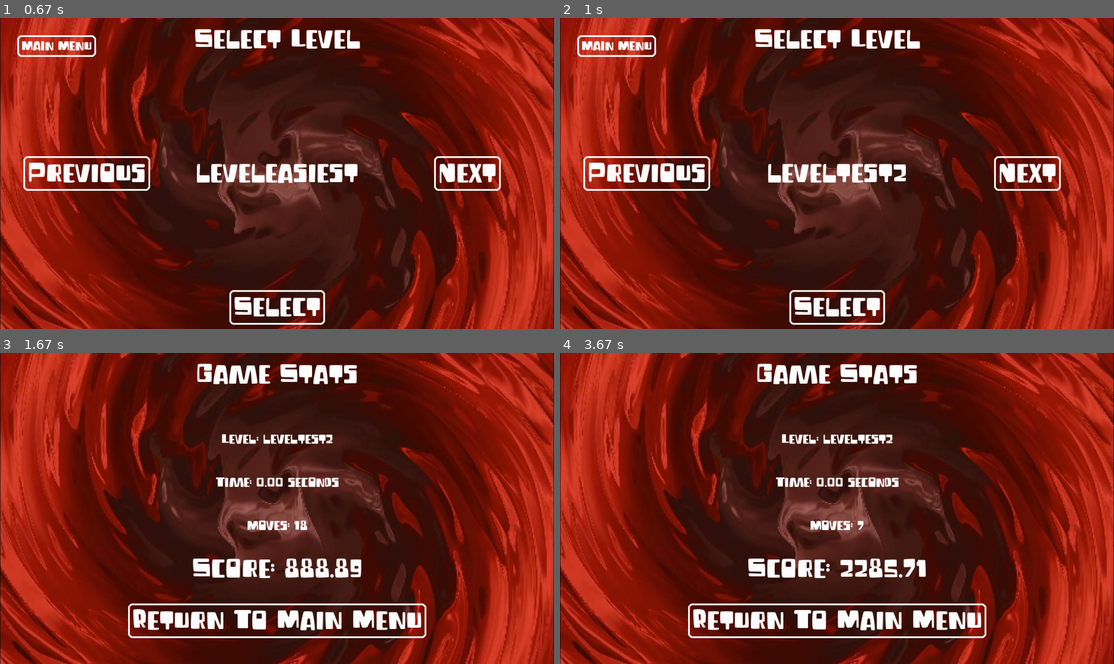
Above: before the commit, frames 1-4 (two rows, left to right).
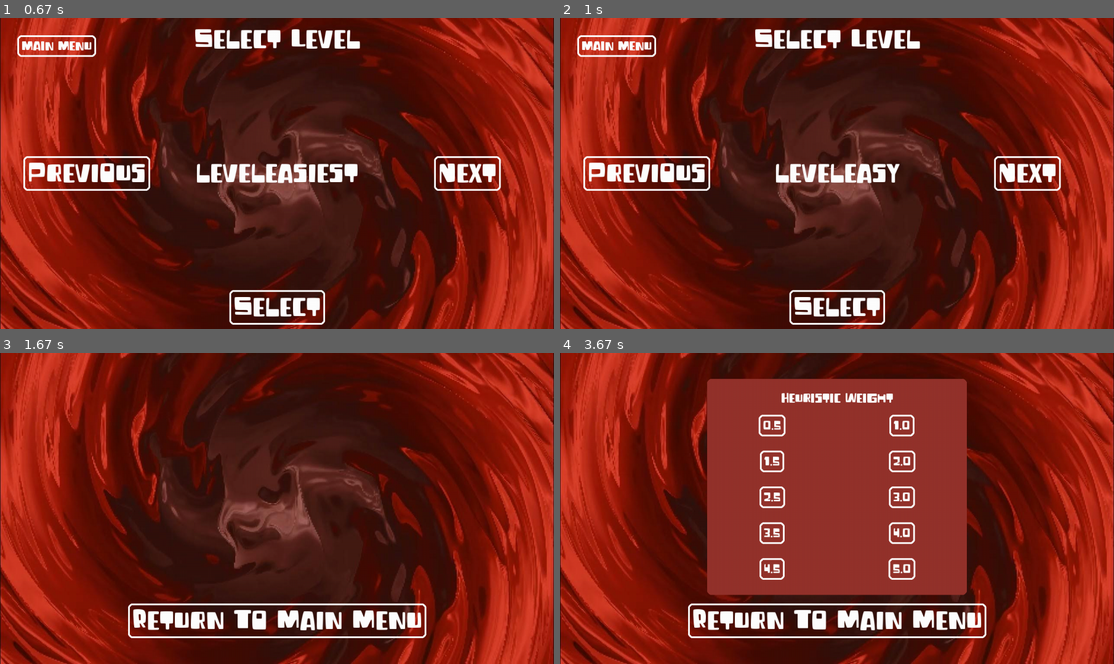
Above: after the commit, the same moments.

Repository: jose-carlos-sousa/jelly-field-IA
Game: pygame game, started from main.py
Same seed, same stepped clock (60 frames per second), same inputs: the game is played once before the commit and once after it.
Inputs (mouse positions are in pixels of both pictures, inside the frame that each line leads up to):
- Up to frame 1 (0.67 s): click "Play" at 0.38 s
- Up to frame 2 (1 s): click "Next" at 0.78 s
- Up to frame 3 (1.67 s): click "Select" at 1.2 s; press the mouse at (116, 489) at 1.53 s; move the mouse to (94, 486) at 1.63 s
- Up to frame 4 (3.67 s): release the mouse at (632, 486) at 1.77 s; press the mouse at (992, 617) at 2.07 s; move the mouse to (1014, 595) at 2.17 s; release the mouse at (1041, 570) at 2.3 s; click (792, 623) at 2.52 s; press the mouse at (837, 508) at 2.8 s; move the mouse to (825, 561) at 2.9 s; release the mouse at (814, 617) at 3.03 s; press the mouse at (837, 642) at 3.2 s; move the mouse to (886, 626) at 3.3 s; release the mouse at (936, 611) at 3.43 s; press the mouse at (997, 489) at 3.53 s; move the mouse to (875, 458) at 3.63 s

Frame 1 is identical in both runs. In frame 2, 1.0% of the frame differs, in the area x 37-63%, y 46-54%; in frame 3, 3.6%; in frame 4, 33%, in the area x 26-74%, y 3-78%.

Commit message:
added a* weights and iterative deepening depths

Diff:
--- a/ai.py
+++ b/ai.py
@@ -109,13 +109,11 @@
         depth = 1
         while depth < max_depth:
             node = TreeNode(self.initial_state)
-            print(f"initiating depth {node.depth}")
             stack = [node]
             visited = [node]
 
             while stack:
                 node = stack.pop()
-                print(f"Depth {node.depth}")
                 if self.goal_state(node.state):
                     self.time = time.time() - start
                     _, peak = tracemalloc.get_traced_memory()
@@ -129,7 +127,6 @@
                         new_state.add_move(moveArr)
                         node.add_child(new_state)
                         stack.append(new_state)
-            print(f"Depth {depth} failed")
             depth += 1
 
         self.time = time.time() - start
--- a/leaderboard.csv
+++ b/leaderboard.csv
@@ -23,3 +23,18 @@
 A* Maximize Collapse AI,0.8606812953948975,8360.8,5,leveleasy
 Human,70.60158920288086,694.04,5,leveleasy
 A* Maximize Collapse AI,0.7429482936859131,8532.2,5,leveleasy
+A* Maximize Empty AI,25.087815284729004,1437.46,9,leveleasy
+A* Minimize Goal AI,1.176159381866455,7933.73,5,leveleasy
+A* Maximize Empty AI,149.00502181053162,161.29,6,levelmedium
+A* Minimize Goal AI,0.5899851322174072,2910.37,8,levelmedium
+A* Maximize Collapse AI,0.4787924289703369,2637.47,9,levelmedium
+Human,27.9479341506958,1753.26,11,leveleasy
+A* Maximize Collapse AI,12.203447818756104,1801.24,15,levelhardest
+A* Minimize Goal AI,33.82846975326538,1024.49,14,levelhardest
+A* Maximize Empty AI,0.013975381851196289,1327.15,3,leveltest
+A* Maximize Empty AI (4.5),0.013873100280761719,1327.2,3,leveltest
+A* Maximize Empty AI (1.5),3.931626558303833,1463.64,7,leveltest2
+Iterative Deepening AI (5.0),0.03846597671508789,1316.45,3,leveltest
+A* Minimize Goal AI (4.5),1.0237905979156494,1773.09,8,leveltest2
+Iterative Deepening AI (10),0.03299546241760254,1318.83,3,leveltest
+Human,10.04268217086792,398.3,3,leveltest
--- a/screens/ai_game.py
+++ b/screens/ai_game.py
@@ -7,7 +7,9 @@
         super().__init__()
         self.gajo = ai.AIAgent(state)
         self.add_text_button("Return To Main Menu", "large_bold", (self.width // 2, self.height - 100))
-        self.stats = self.run_game(state)
+        self.stats = None
+        self.weight = 1
+        self.depth = 10
 
     def run_game(self, state):
         if state.player == "Depth-First Search AI":
@@ -15,13 +17,17 @@
         elif state.player == "Breadth-First Search AI":
             solution = self.gajo.bfs_search()
         elif state.player == "Iterative Deepening AI":
-            solution = self.gajo.iterative_deepening()
+            state.player = f"Iterative Deepening AI ({self.depth})"
+            solution = self.gajo.iterative_deepening(self.depth)
         elif state.player == "A* Maximize Empty AI":
-            solution = self.gajo.a_star_search(self.gajo.heuristic_non_empty_jellies)
+            state.player = f"A* Maximize Empty AI ({self.weight})"
+            solution = self.gajo.a_star_search(self.gajo.heuristic_non_empty_jellies, self.weight)
         elif state.player == "A* Minimize Goal AI":
-            solution = self.gajo.a_star_search(self.gajo.heuristic_goal_vals)
+            state.player = f"A* Minimize Goal AI ({self.weight})"
+            solution = self.gajo.a_star_search(self.gajo.heuristic_goal_vals, self.weight)
         elif state.player == "A* Maximize Collapse AI":
-            solution = self.gajo.a_star_search(self.gajo.heuristic_collapse_count)
+            state.player = f"A* Maximize Collapse AI ({self.weight})"
+            solution = self.gajo.a_star_search(self.gajo.heuristic_collapse_count, self.weight)
         elif state.player == "Greedy Maximize Empty AI":
             solution = self.gajo.greedy_search(self.gajo.heuristic_non_empty_jellies)
         elif state.player == "Greedy Minimize Goal AI":
@@ -40,15 +46,81 @@
         with open('leaderboard.csv', 'a') as file:
             file.write(f"{stats['player']},{stats['time']},{stats['score']},{stats['steps']},{stats['level']}\n")
 
+    def draw_weight_choices(self):
+        self.buttons = {}
+        self.add_text_button("Return To Main Menu", "large_bold", (self.width // 2, self.height - 100))
+
+        rect = ((self.width - 600) // 2, (self.height - 500) // 2 - 50, 600, 500)
+        pygame.draw.rect(self.surface, (148, 51, 44), rect, border_radius=10)
+
+        self.draw_text("Heuristic Weight", "medium_bold", (self.width // 2, self.height - 615))
+
+        weights = [0.5, 1.0, 1.5, 2.0, 2.5, 3.0, 3.5, 4.0, 4.5, 5.0]
+
+        rect_x, rect_y, rect_w, rect_h = rect
+
+        cols = 2
+        rows = 5
+        button_width = 200
+        button_height = 40
+        h_spacing = rect_w // cols
+        v_spacing = rect_h // (rows + 1)
+
+        for index, weight in enumerate(weights):
+            col = index % cols
+            row = index // cols
+            x = rect_x + h_spacing * col + h_spacing // 2
+            y = rect_y + v_spacing * (row + 1) + 25
+            self.add_text_button(str(weight), "medium_bold", (x, y))
+            self.draw_button(str(weight), "medium_bold", (x, y))
+
+    def draw_depth_choices(self):
+        self.buttons = {}
+        self.add_text_button("Return To Main Menu", "large_bold", (self.width // 2, self.height - 100))
+
+        rect = ((self.width - 600) // 2, (self.height - 500) // 2 - 50, 600, 500)
+        pygame.draw.rect(self.surface, (148, 51, 44), rect, border_radius=10)
+
+        self.draw_text("Maximum Depth", "medium_bold", (self.width // 2, self.height - 615))
+
+        weights = [2, 3, 5, 8, 10, 15]
+
+        rect_x, rect_y, rect_w, rect_h = rect
+
+        cols = 2
+        rows = 3
+        button_width = 200
+        button_height = 40
+        h_spacing = rect_w // cols
+        v_spacing = rect_h // (rows + 1)
+
+        for index, weight in enumerate(weights):
+            col = index % cols
+            row = index // cols
+            x = rect_x + h_spacing * col + h_spacing // 2
+            y = rect_y + v_spacing * (row + 1) + 25
+            self.add_text_button(str(weight), "medium_bold", (x, y))
+            self.draw_button(str(weight), "medium_bold", (x, y))
+
     def display(self, state):
         self.surface.blit(self.bg, (0, 0))
-        self.draw_text("Game Stats", "large_bold", (self.width // 2, 50))
         self.draw_button("Return To Main Menu", "large_bold", (self.width // 2, self.height - 100))
 
-        self.draw_text(f"Level: {self.stats['level']}", "medium", (self.width // 2, 200))
-        self.draw_text(f"Time: {self.stats['time']:.2f} seconds", "medium", (self.width // 2, 300))
-        self.draw_text(f"Moves: {self.stats['steps']}", "medium", (self.width // 2, 400))
-        self.draw_text(f"Score: {self.stats['score']:.2f}", "large", (self.width // 2, 500))
+        if self.stats:
+            self.draw_text("Game Stats", "large_bold", (self.width // 2, 50))
+
+            self.draw_text(f"Level: {self.stats['level']}", "medium", (self.width // 2, 200))
+            if self.stats['time'] == 0:
+                self.draw_text("NO SOLUTION FOUND!", "large", (self.width // 2, 400))
+            else:
+                self.draw_text(f"Time: {self.stats['time']:.2f} seconds", "medium", (self.width // 2, 300))
+                self.draw_text(f"Moves: {self.stats['steps']}", "medium", (self.width // 2, 400))
+                self.draw_text(f"Score: {self.stats['score']:.2f}", "large", (self.width // 2, 500))
+        else:
+            if state.player.startswith("A*"):
+                self.draw_weight_choices()
+            elif state.player.startswith("Iterative"):
+                self.draw_depth_choices()
 
 
         pygame.display.flip()
@@ -58,8 +130,18 @@
                 for button_text, rect in self.buttons.items():
                     if rect.collidepoint(event.pos):
                         if button_text == "Return To Main Menu":
-                            if (self.stats['steps'] > 0):
+                            if self.stats and self.stats['steps'] > 0:
                                 self.save_game(self.stats)
                             return "main_menu", state
+                        elif state.player.startswith("A*"):
+                            self.weight = float(button_text)
+                            self.buttons = {}
+                            self.add_text_button("Return To Main Menu", "large_bold", (self.width // 2, self.height - 100))
+                            self.stats = self.run_game(state)
+                        elif state.player.startswith("Iterative"):
+                            self.depth = int(button_text)
+                            self.buttons = {}
+                            self.add_text_button("Return To Main Menu", "large_bold", (self.width // 2, self.height - 100))
+                            self.stats = self.run_game(state)
 
         return "ai_game", state
--- a/screens/game_screen.py
+++ b/screens/game_screen.py
@@ -38,6 +38,16 @@
                             board_y + row * self.cell_size + square_height * square_row, square_width, square_height)
                             pygame.draw.rect(self.surface, cell_color, cell_rect)
                             pygame.draw.rect(self.surface, (255, 255, 255), cell_rect, 2)
+
+        for row in range(rows):
+            label = self.fonts['small'].render(str(row), True, (255, 255, 255))
+            label_pos = (board_x - 20, board_y + row * self.cell_size + self.cell_size // 2 - label.get_height() // 2)
+            self.surface.blit(label, label_pos)
+
+        for col in range(cols):
+            label = self.fonts['small'].render(str(col), True, (255, 255, 255))
+            label_pos = (board_x + col * self.cell_size + self.cell_size // 2 - label.get_width() // 2, board_y - 20)
+            self.surface.blit(label, label_pos)
 
     def draw_goals(self, state):
         goals = len(state.goal)
--- a/screens/leaderboard.py
+++ b/screens/leaderboard.py
@@ -13,7 +13,7 @@
         self.draw_button("Main Menu", "medium_bold", (50, 50), alignment="left")
 
         self.draw_text("Player", "medium_bold", (100, 135), alignment="left")
-        self.draw_text("Level", "medium_bold", (self.width - 550, 150))
+        self.draw_text("Level", "medium_bold", (self.width - 600, 150))
         self.draw_text("Time", "medium_bold", (self.width - 400, 150))
         self.draw_text("Moves", "medium_bold", (self.width - 250, 150))
         self.draw_text("Score", "medium_bold", (self.width - 100, 150))
@@ -23,7 +23,7 @@
 
         for index, row in self.leaderboard.iterrows():
             self.draw_text(f"{pos}. {row['Player']}", "medium_bold", (100, y_offset - 15), alignment="left")
-            self.draw_text(f"{row['Level']}", "medium", (self.width - 550, y_offset))
+            self.draw_text(f"{row['Level']}", "medium", (self.width - 600, y_offset))
             self.draw_text(f"{row['Time']:.2f} s", "medium", (self.width - 400, y_offset))
             self.draw_text(f"{row['Moves']}", "medium", (self.width - 250, y_offset))
             self.draw_text(f"{row['Score']}", "medium", (self.width - 100, y_offset))
--- a/screens/level_select.py
+++ b/screens/level_select.py
@@ -34,7 +34,7 @@
                         if button_text == "Previous":
                             self.selected = (self.selected - 1) % len(self.levels)
                         elif button_text == "Next":
-                            self.selected = (self.selected - 1) % len(self.levels)
+                            self.selected = (self.selected + 1) % len(self.levels)
                         elif button_text == "Main Menu":
                             return "main_menu", state
                         elif button_text == "Select":
--- a/solutions/solution_73d7eeba.txt
+++ /dev/null
@@ -1,9 +0,0 @@
-Score: 8486.87
-Steps: 5
-Time: 0.77362 seconds
-Memory: 0 bytes
-Move: left piece moved to (6, 4)
-Move: left piece moved to (2, 1)
-Move: right piece moved to (1, 2)
-Move: left piece moved to (2, 5)
-Move: right piece moved to (3, 0)
--- a/solutions/solution_77754f99.txt
+++ /dev/null
@@ -1,9 +0,0 @@
-Score: 8360.8
-Steps: 5
-Time: 0.86068 seconds
-Memory: 0 bytes
-Move: row=6, col=4, jelly_index=0
-Move: row=2, col=1, jelly_index=0
-Move: row=1, col=2, jelly_index=1
-Move: row=2, col=5, jelly_index=0
-Move: row=3, col=0, jelly_index=1
--- a/solutions/solution_84e8724d.txt
+++ /dev/null
@@ -1,9 +0,0 @@
-Score: 8532.0
-Steps: 5
-Time: 0.74308 seconds
-Memory: 0 bytes
-Move: row=6, col=4, jelly_index=0
-Move: row=2, col=1, jelly_index=0
-Move: row=1, col=2, jelly_index=1
-Move: row=2, col=5, jelly_index=0
-Move: row=3, col=0, jelly_index=1
--- /dev/null
+++ b/solutions/solution_A* Maximize Collapse AI_levelhardest_05_04_2025_18_03_49.txt
@@ -0,0 +1,19 @@
+Score: 1801.24
+Steps: 15
+Time: 12.20345 seconds
+Memory: 56730648 bytes
+Move: left piece moved to (4, 3)
+Move: right piece moved to (1, 4)
+Move: right piece moved to (4, 2)
+Move: right piece moved to (4, 4)
+Move: right piece moved to (6, 5)
+Move: right piece moved to (2, 0)
+Move: right piece moved to (1, 0)
+Move: left piece moved to (2, 3)
+Move: right piece moved to (1, 2)
+Move: right piece moved to (6, 5)
+Move: right piece moved to (6, 6)
+Move: left piece moved to (2, 5)
+Move: right piece moved to (5, 2)
+Move: right piece moved to (5, 2)
+Move: right piece moved to (6, 2)
--- /dev/null
+++ b/solutions/solution_A* Maximize Collapse AI_levelmedium_05_04_2025_17_59_01.txt
@@ -0,0 +1,13 @@
+Score: 2637.47
+Steps: 9
+Time: 0.47879 seconds
+Memory: 2830488 bytes
+Move: left piece moved to (1, 2)
+Move: right piece moved to (2, 0)
+Move: left piece moved to (2, 3)
+Move: left piece moved to (2, 2)
+Move: left piece moved to (2, 3)
+Move: right piece moved to (2, 2)
+Move: right piece moved to (2, 1)
+Move: left piece moved to (1, 2)
+Move: right piece moved to (1, 1)
--- /dev/null
+++ b/solutions/solution_A* Maximize Empty AI (1.5)_leveltest2_06_04_2025_15_44_29.txt
@@ -0,0 +1,11 @@
+Score: 1463.64
+Steps: 7
+Time: 3.93163 seconds
+Memory: 29015088 bytes
+Move: left piece moved to (1, 1)
+Move: right piece moved to (2, 2)
+Move: left piece moved to (2, 1)
+Move: left piece moved to (2, 0)
+Move: left piece moved to (2, 1)
+Move: left piece moved to (2, 1)
+Move: right piece moved to (0, 3)
--- /dev/null
+++ b/solutions/solution_A* Maximize Empty AI (4.5)_leveltest_06_04_2025_15_42_53.txt
@@ -0,0 +1,7 @@
+Score: 1327.2
+Steps: 3
+Time: 0.01387 seconds
+Memory: 123576 bytes
+Move: left piece moved to (1, 1)
+Move: right piece moved to (0, 0)
+Move: right piece moved to (0, 1)
--- /dev/null
+++ b/solutions/solution_A* Maximize Empty AI_leveleasy_05_04_2025_17_54_11.txt
@@ -0,0 +1,13 @@
+Score: 1437.46
+Steps: 9
+Time: 25.08782 seconds
+Memory: 114154512 bytes
+Move: right piece moved to (1, 2)
+Move: right piece moved to (2, 5)
+Move: right piece moved to (1, 2)
+Move: right piece moved to (4, 2)
+Move: left piece moved to (1, 2)
+Move: right piece moved to (4, 1)
+Move: right piece moved to (4, 2)
+Move: right piece moved to (1, 3)
+Move: right piece moved to (5, 2)
--- /dev/null
+++ b/solutions/solution_A* Maximize Empty AI_levelmedium_05_04_2025_17_57_27.txt
@@ -0,0 +1,10 @@
+Score: 161.29
+Steps: 6
+Time: 149.00502 seconds
+Memory: 759255176 bytes
+Move: right piece moved to (1, 2)
+Move: right piece moved to (1, 2)
+Move: left piece moved to (1, 2)
+Move: right piece moved to (2, 2)
+Move: right piece moved to (2, 3)
+Move: left piece moved to (2, 2)
--- /dev/null
+++ b/solutions/solution_A* Maximize Empty AI_leveltest_05_04_2025_18_13_50.txt
@@ -0,0 +1,7 @@
+Score: 1313.7
+Steps: 3
+Time: 0.04483 seconds
+Memory: 209840 bytes
+Move: left piece moved to (1, 1)
+Move: right piece moved to (0, 1)
+Move: right piece moved to (0, 0)
--- /dev/null
+++ b/solutions/solution_A* Maximize Empty AI_leveltest_05_04_2025_18_14_05.txt
@@ -0,0 +1,7 @@
+Score: 1316.03
+Steps: 3
+Time: 0.03946 seconds
+Memory: 209840 bytes
+Move: left piece moved to (1, 1)
+Move: right piece moved to (0, 1)
+Move: right piece moved to (0, 0)
--- /dev/null
+++ b/solutions/solution_A* Maximize Empty AI_leveltest_06_04_2025_15_40_14.txt
@@ -0,0 +1,7 @@
+Score: 1327.15
+Steps: 3
+Time: 0.01398 seconds
+Memory: 123576 bytes
+Move: left piece moved to (1, 1)
+Move: right piece moved to (0, 0)
+Move: right piece moved to (0, 1)
--- /dev/null
+++ b/solutions/solution_A* Minimize Goal AI (4.5)_leveltest2_06_04_2025_15_56_01.txt
@@ -0,0 +1,12 @@
+Score: 1773.09
+Steps: 8
+Time: 1.02379 seconds
+Memory: 8797184 bytes
+Move: left piece moved to (1, 1)
+Move: right piece moved to (1, 2)
+Move: left piece moved to (2, 2)
+Move: left piece moved to (1, 1)
+Move: right piece moved to (1, 0)
+Move: left piece moved to (0, 0)
+Move: right piece moved to (1, 3)
+Move: right piece moved to (0, 3)
--- /dev/null
+++ b/solutions/solution_A* Minimize Goal AI_leveleasy_05_04_2025_17_54_35.txt
@@ -0,0 +1,9 @@
+Score: 7933.73
+Steps: 5
+Time: 1.17616 seconds
+Memory: 5205344 bytes
+Move: left piece moved to (6, 4)
+Move: right piece moved to (2, 1)
+Move: right piece moved to (1, 2)
+Move: right piece moved to (4, 2)
+Move: right piece moved to (2, 1)
--- /dev/null
+++ b/solutions/solution_A* Minimize Goal AI_levelhardest_05_04_2025_18_04_53.txt
@@ -0,0 +1,18 @@
+Score: 1024.49
+Steps: 14
+Time: 33.82847 seconds
+Memory: 154757112 bytes
+Move: left piece moved to (4, 3)
+Move: right piece moved to (1, 4)
+Move: right piece moved to (4, 2)
+Move: right piece moved to (4, 4)
+Move: right piece moved to (6, 5)
+Move: right piece moved to (2, 0)
+Move: right piece moved to (1, 0)
+Move: left piece moved to (2, 3)
+Move: left piece moved to (2, 5)
+Move: left piece moved to (4, 6)
+Move: left piece moved to (4, 5)
+Move: left piece moved to (5, 6)
+Move: right piece moved to (4, 4)
+Move: right piece moved to (5, 2)
--- /dev/null
+++ b/solutions/solution_A* Minimize Goal AI_levelmedium_05_04_2025_17_57_44.txt
@@ -0,0 +1,12 @@
+Score: 2910.37
+Steps: 8
+Time: 0.58999 seconds
+Memory: 3053136 bytes
+Move: left piece moved to (1, 2)
+Move: right piece moved to (2, 0)
+Move: left piece moved to (2, 3)
+Move: left piece moved to (2, 2)
+Move: left piece moved to (2, 3)
+Move: right piece moved to (2, 2)
+Move: left piece moved to (3, 2)
+Move: right piece moved to (3, 3)
--- /dev/null
+++ b/solutions/solution_Iterative Deepening AI (10)_leveltest_06_04_2025_15_56_33.txt
@@ -0,0 +1,7 @@
+Score: 1318.83
+Steps: 3
+Time: 0.033 seconds
+Memory: 142040 bytes
+Move: left piece moved to (1, 1)
+Move: right piece moved to (1, 1)
+Move: right piece moved to (1, 0)
--- /dev/null
+++ b/solutions/solution_Iterative Deepening AI (5.0)_leveltest_06_04_2025_15_50_04.txt
@@ -0,0 +1,7 @@
+Score: 1316.45
+Steps: 3
+Time: 0.03847 seconds
+Memory: 151896 bytes
+Move: left piece moved to (1, 1)
+Move: right piece moved to (1, 1)
+Move: right piece moved to (1, 0)
--- a/solutions/solution__leveleasy_1743866361.8279116.txt
+++ /dev/null
@@ -1,9 +0,0 @@
-Score: 8475.17
-Steps: 5
-Time: 0.78159 seconds
-Memory: 0 bytes
-Move: left piece moved to (6, 4)
-Move: left piece moved to (2, 1)
-Move: right piece moved to (1, 2)
-Move: left piece moved to (2, 5)
-Move: right piece moved to (3, 0)
--- a/solutions/solution__leveleasy_1743866441.2488854.txt
+++ /dev/null
@@ -1,9 +0,0 @@
-Score: 8502.16
-Steps: 5
-Time: 0.76324 seconds
-Memory: 0 bytes
-Move: left piece moved to (6, 4)
-Move: left piece moved to (2, 1)
-Move: right piece moved to (1, 2)
-Move: left piece moved to (2, 5)
-Move: right piece moved to (3, 0)
--- a/solutions/solution_c552773b.txt
+++ /dev/null
@@ -1,9 +0,0 @@
-Score: 8520.32
-Steps: 5
-Time: 0.75096 seconds
-Memory: 0 bytes
-Move: (6, 4, 0)
-Move: (2, 1, 0)
-Move: (1, 2, 1)
-Move: (2, 5, 0)
-Move: (3, 0, 1)
--- a/solutions/solution_solution__leveleasy_1743866303.8415217.txt.txt
+++ /dev/null
@@ -1,9 +0,0 @@
-Score: 8524.74
-Steps: 5
-Time: 0.74798 seconds
-Memory: 0 bytes
-Move: left piece moved to (6, 4)
-Move: left piece moved to (2, 1)
-Move: right piece moved to (1, 2)
-Move: left piece moved to (2, 5)
-Move: right piece moved to (3, 0)
--- a/solutions/solution_solution__leveleasy_1743866322.6498823.txt
+++ /dev/null
@@ -1,9 +0,0 @@
-Score: 8533.8
-Steps: 5
-Time: 0.74187 seconds
-Memory: 0 bytes
-Move: left piece moved to (6, 4)
-Move: left piece moved to (2, 1)
-Move: right piece moved to (1, 2)
-Move: left piece moved to (2, 5)
-Move: right piece moved to (3, 0)
